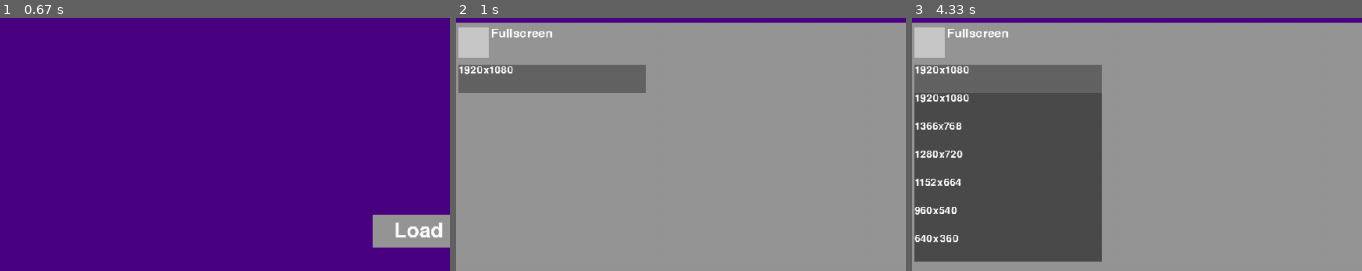
Above: before the commit, frames 1-3 (left to right).
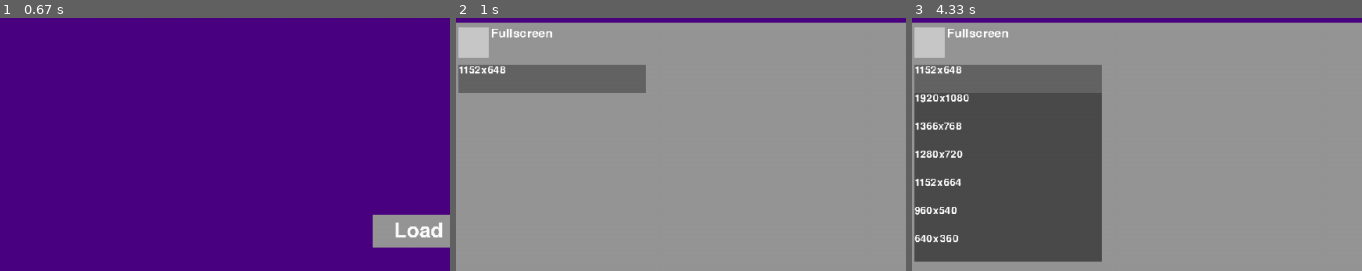
Above: after the commit, the same moments.

Repository: EvannBerthou/PygamePlatformer
Game: pygame game, started from main.py
Same seed, same stepped clock (60 frames per second), same inputs: the game is played once before the commit and once after it.
Inputs (mouse positions are % of the whole screen's width and height, from its top left):
- Up to frame 1 (0.67 s): no input
- Up to frame 2 (1 s): click (46, 54) at 0.93 s
- Up to frame 3 (4.33 s): move the mouse to (19, 35) at 3.98 s; click (19, 35) at 4.03 s
The pictures show only the part of the screen within x 1-51%, y 0-50%; the shares and areas given below are measured in that part.

Frame 1 is identical in both runs. In frame 2, 0.2% of the frame differs, in the area x 1-13%, y 18-23%; in frame 3, 0.2%.

Commit message:
(#226) Set right resolution when loading options menu

Diff:
--- a/data/MainMenu/MainMenu.py
+++ b/data/MainMenu/MainMenu.py
@@ -89,6 +89,9 @@
         self.resolution_dropdown = UI.DropDown(20,100,400,60,
                                                 ["1920x1080", "1366x768", "1280x720", "1152x664", "960x540","640x360"],
                                                 (100,100,100), (75,75,75), self.change_resolution)
+
+        current_w,current_h = main_menu.game.w, main_menu.game.h
+        self.resolution_dropdown.set_choice(None, "{}x{}".format(current_w,current_h))
         self.ui_manager.add(self.resolution_dropdown)
 
         self.ui_manager.add(UI.Button(main_menu.game.DESING_W - 250, main_menu.game.DESING_H - 100, 200,60,
